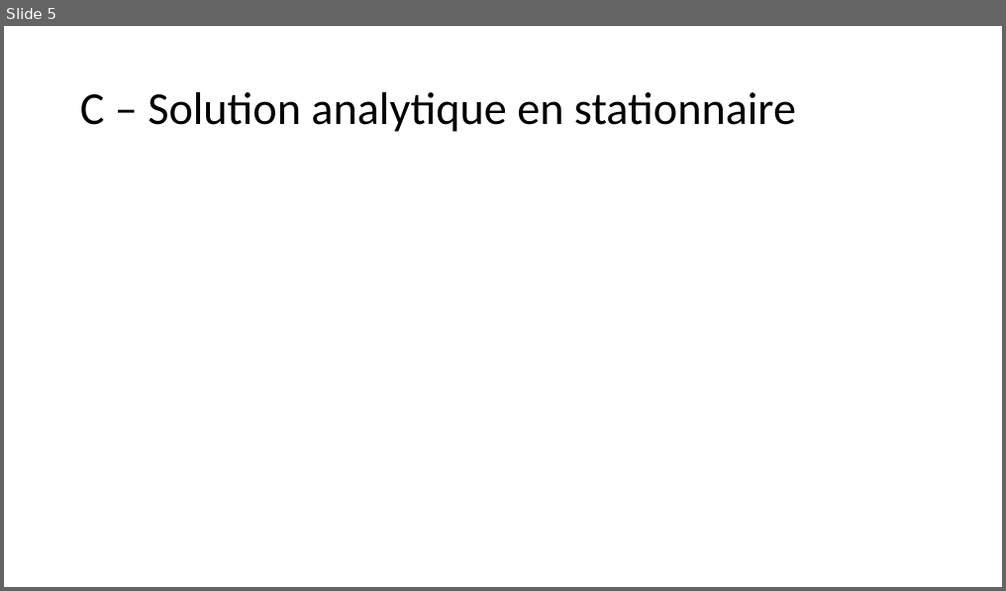
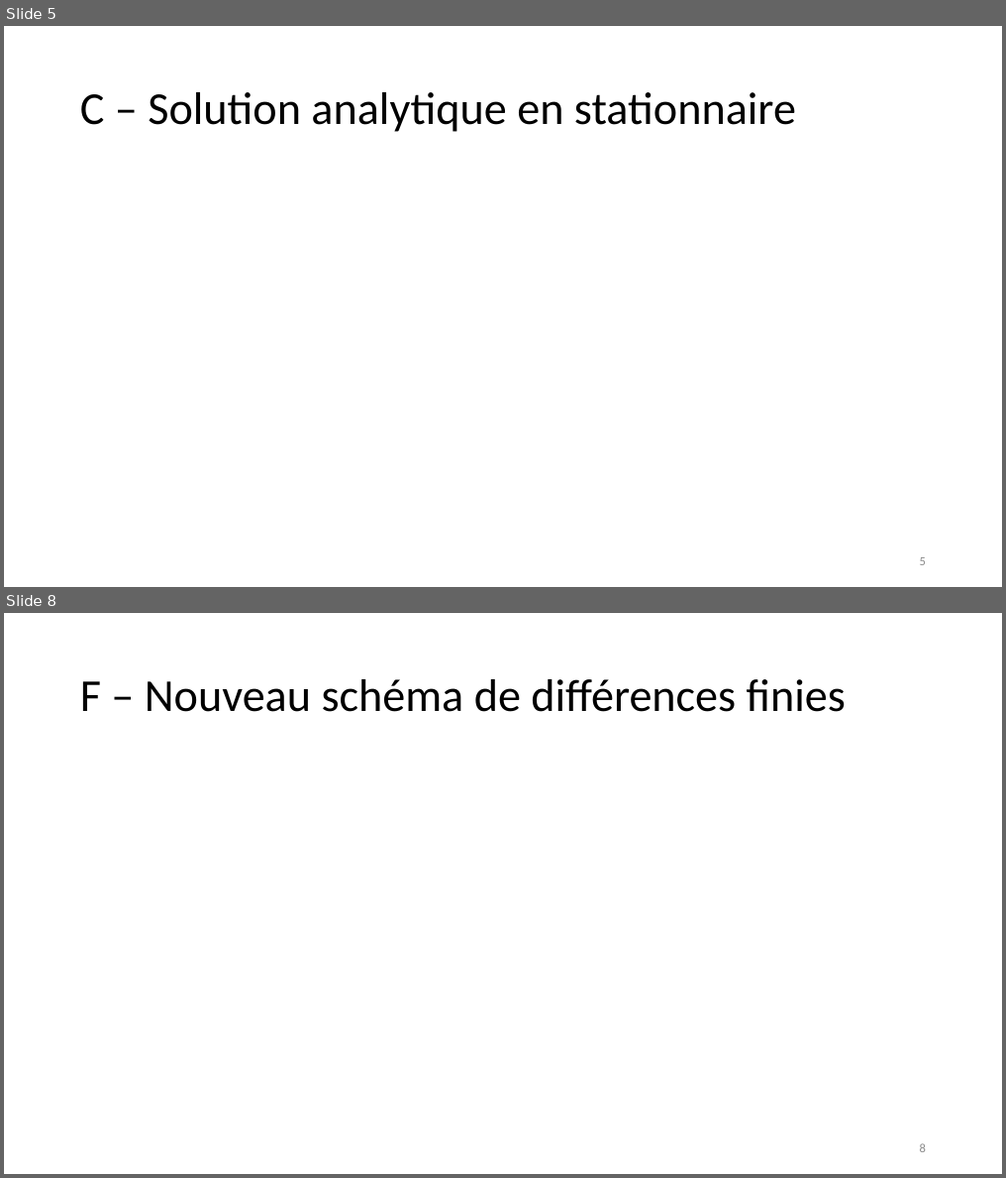
Before and after one commit to emiliestud/mec8211_devoirs, a slide deck: devoir1_presentation.pptx. Shown one above the other, each under a label of ours: slide 5 before the commit, slides 5 and 8 after it; the slides between them are not shown. The pictures are 1006x591 and 1006x1178 pixels, drawn with LibreOffice and Linux fonts; fonts in the diff are those of the drawing; grey boxes stand for pictures. Boxes give left, top, right and bottom in pixels: in the first picture for what was removed or moved away, otherwise in the second. Text is boxed around its words. In the diff, an @@ line names an element or a change of style, - is before the commit and + after.

```diff
--- a/devoir1_presentation.pptx
+++ b/devoir1_presentation.pptx
@@ slide 8 added at (x1=4, y1=613, x2=1002, y2=1174), background #FFFFFF @@
@@ title added at (x1=80, y1=679, x2=846, y2=712), 44 pt, text #000000 @@
+F – Nouveau schéma de différences finies
@@ page number added at (x1=920, y1=1144, x2=926, y2=1153), 12 pt, text #8C8C8C @@
+8
@@ slide 5 changed as well @@
@@ page number added at (x1=920, y1=558, x2=926, y2=566), 12 pt, text #8C8C8C @@
+5
```
Also in this commit, not shown: 3 other slides changed, 4 other slides added, 2 slides removed, 1 other file.
